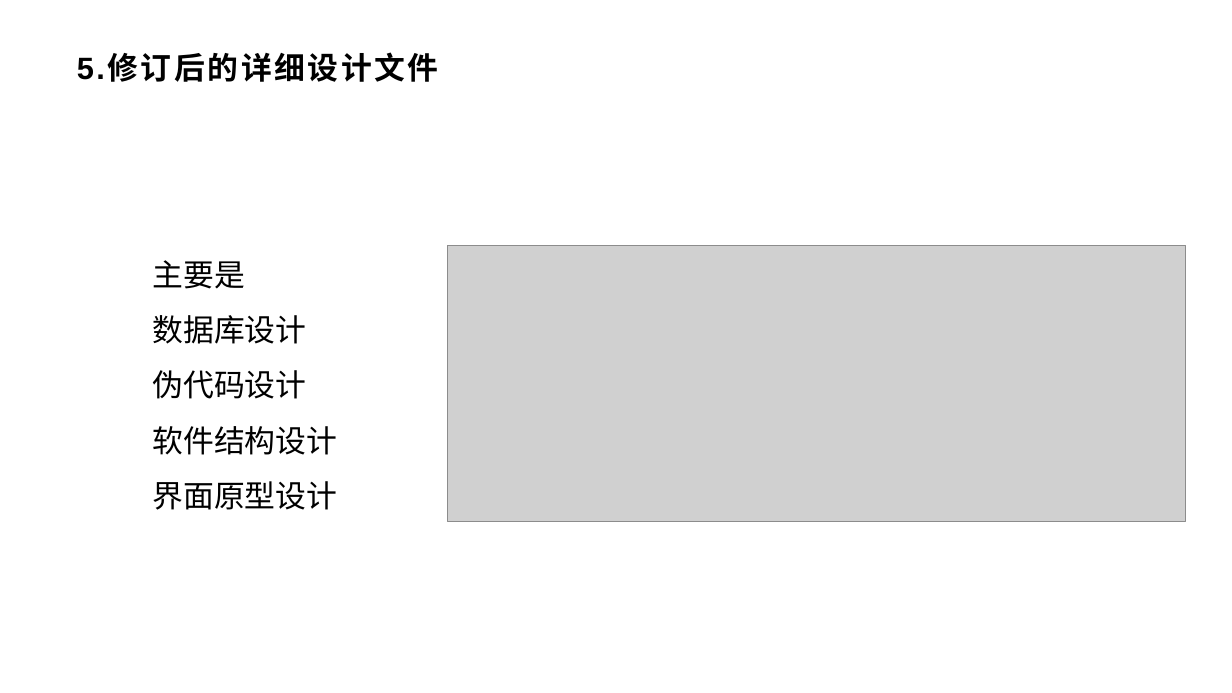
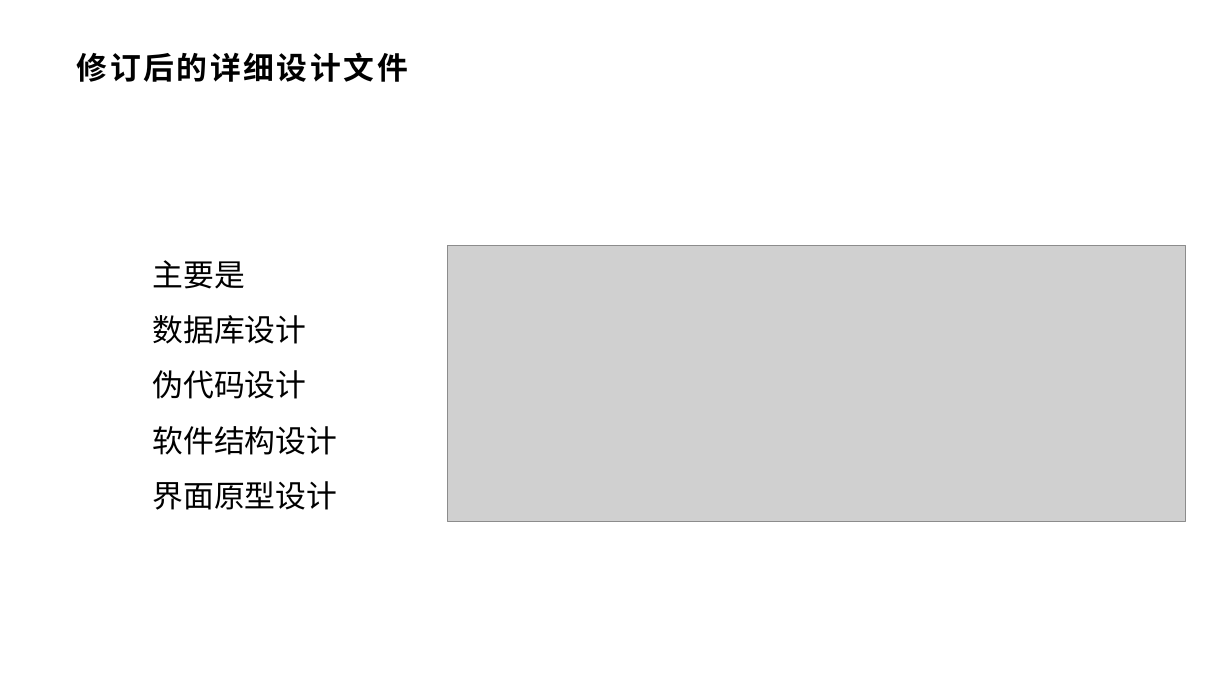
Before and after one commit to xlisses/ruang, a slide deck: slide 8 of 9.final/实现评审.pptx. Drawn at 1232x693 pixels with LibreOffice and Linux fonts; fonts in the diff are those of the drawing; grey boxes stand for pictures; background and template pictures are left out. Boxes give left, top, right and bottom in pixels: in the first picture for what was removed or moved away, otherwise in the second. Text is boxed around its words. In the diff, an @@ line names an element or a change of style, - is before the commit and + after.

```diff
--- a/9.final/实现评审.pptx
+++ b/9.final/实现评审.pptx
@@ title at (77, 52, 408, 82): text changed @@
-5.修订后的详细设计文件
+修订后的详细设计文件
```
Also in this commit, not shown: 14 other slides changed, 1 slide added, 2 slides removed.
